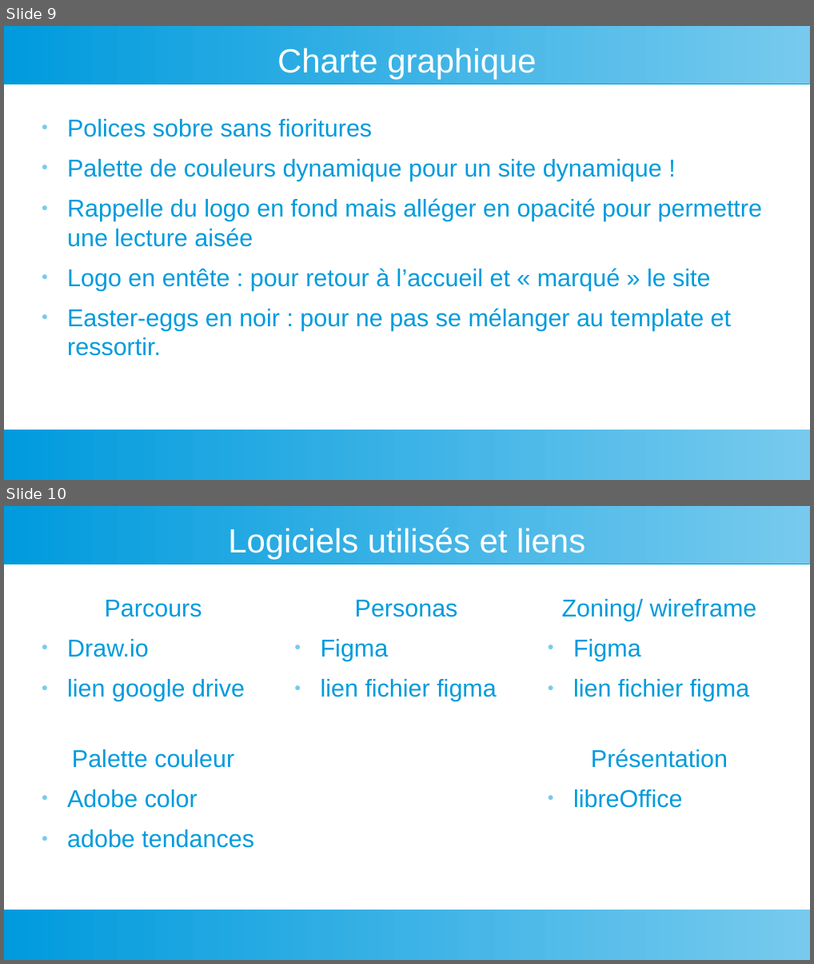
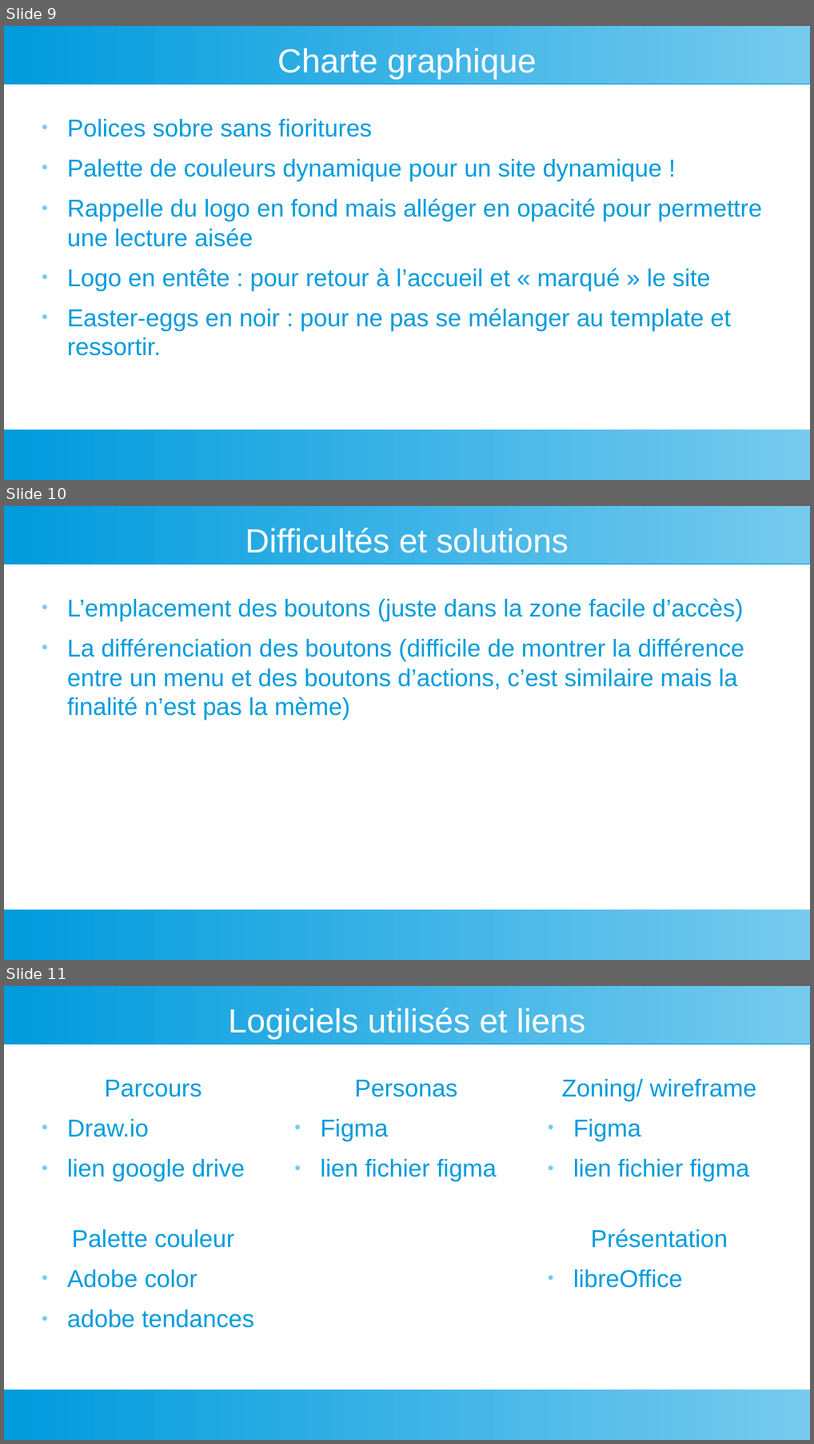
Before and after one commit to cadot-info/eval2, a slide deck: eval2_cadot_michael.odp. Shown one above the other, each under a label of ours: slides 9 and 10 before the commit, slides 9, 10 and 11 after it. The pictures are 814x964 and 814x1444 pixels, drawn with LibreOffice and Linux fonts; fonts in the diff are those of the drawing. Boxes give left, top, right and bottom in pixels: in the first picture for what was removed or moved away, otherwise in the second. Text is boxed around its words. In the diff, an @@ line names an element or a change of style, - is before the commit and + after.

```diff
--- a/eval2_cadot_michael.odp
+++ b/eval2_cadot_michael.odp
@@ slide 10 added at box(4, 506, 810, 960), background #FFFFFF; not listed: 2 template elements that a slide beside it also shows @@
@@ title added at box(246, 528, 569, 553), 33 pt, text #FFFFFF @@
+Difficultés et solutions
@@ text added at box(67, 598, 745, 720), 24 pt, text #009BDD @@
+● L’emplacement des boutons (juste dans la zone facile d’accès)
+● La différenciation des boutons (difficile de montrer la différence entre un menu et des boutons d’actions, c’est similaire mais la finalité n’est pas la mème)
@@ what was slide 10 is now slide 11 @@
```
Also in this commit, not shown: 4 other files.
